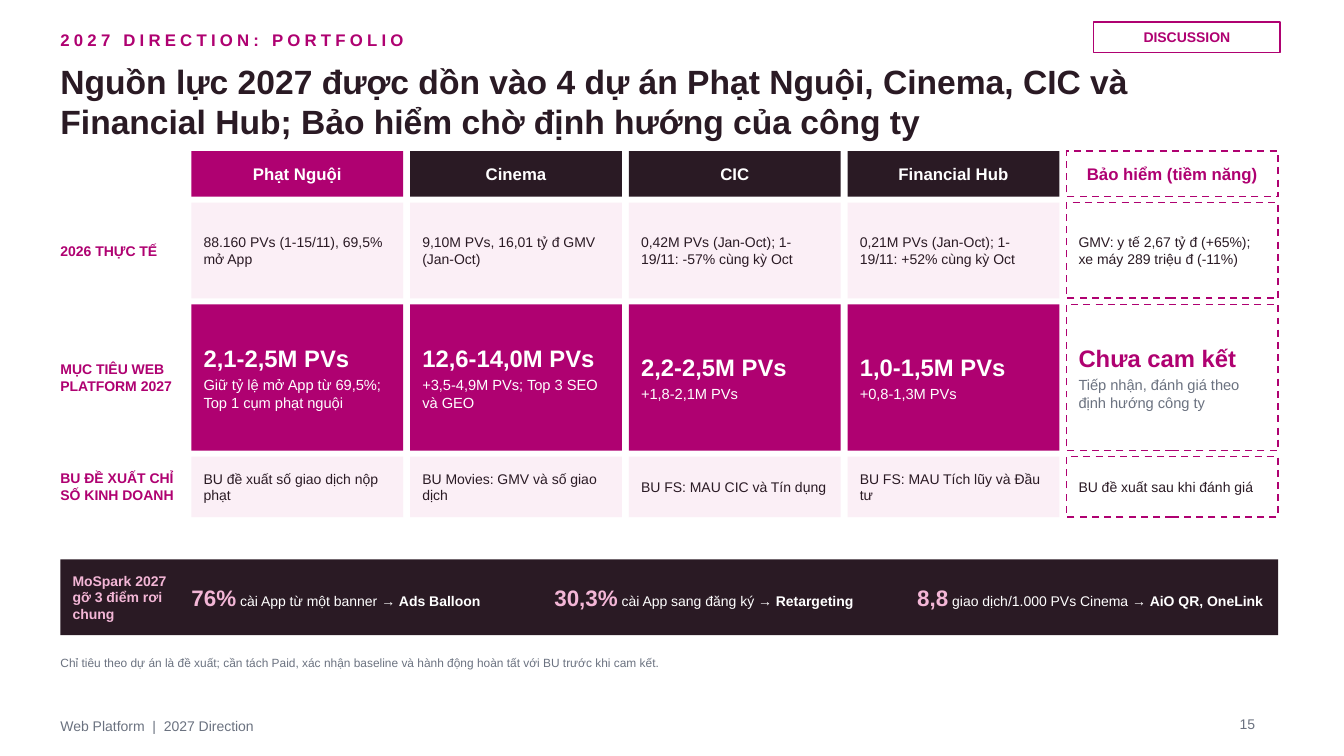
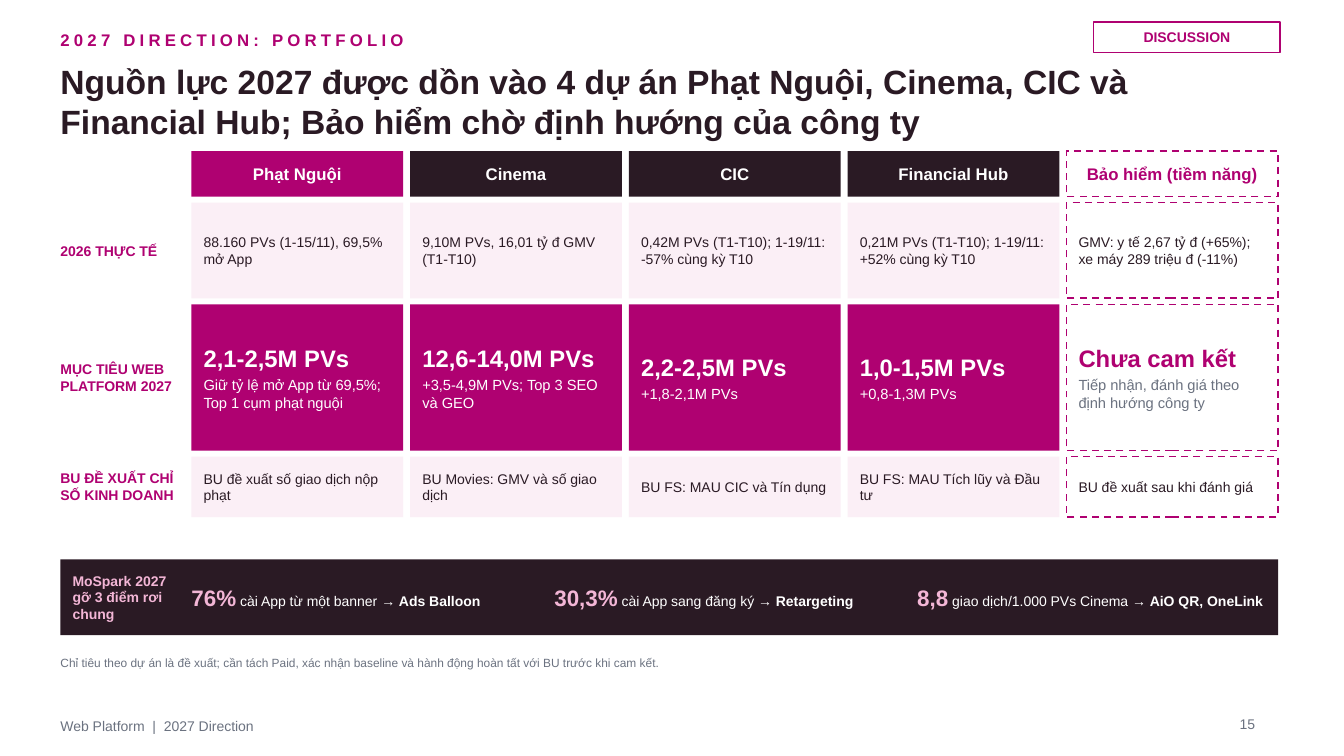
Before and after one commit to stormhoang/hienho-knowledgebase, a slide deck: slide 15 of 07_REPORTS/docs/strategy/2027 Direction - Web Platform (Framework).pptx. Drawn at 1344x756 pixels with LibreOffice and Linux fonts; fonts in the diff are those of the drawing. Boxes give left, top, right and bottom in pixels: in the first picture for what was removed or moved away, otherwise in the second. Text is boxed around its words. In the diff, an @@ line names an element or a change of style, - is before the commit and + after.

```diff
--- a/07_REPORTS/docs/strategy/2027 Direction - Web Platform (Framework).pptx
+++ b/07_REPORTS/docs/strategy/2027 Direction - Web Platform (Framework).pptx
@@ text at box(422, 236, 595, 267): text changed @@
-9,10M PVs, 16,01 tỷ đ GMV (Jan-Oct)
+9,10M PVs, 16,01 tỷ đ GMV (T1-T10)
@@ text at box(641, 237, 825, 267): text changed @@
-0,42M PVs (Jan-Oct); 1-19/11: -57% cùng kỳ Oct
+0,42M PVs (T1-T10); 1-19/11: -57% cùng kỳ T10
@@ text at box(860, 237, 1044, 267): text changed @@
-0,21M PVs (Jan-Oct); 1-19/11: +52% cùng kỳ Oct
+0,21M PVs (T1-T10); 1-19/11: +52% cùng kỳ T10
```
Also in this commit, not shown: 12 other slides changed, 2 other files.
